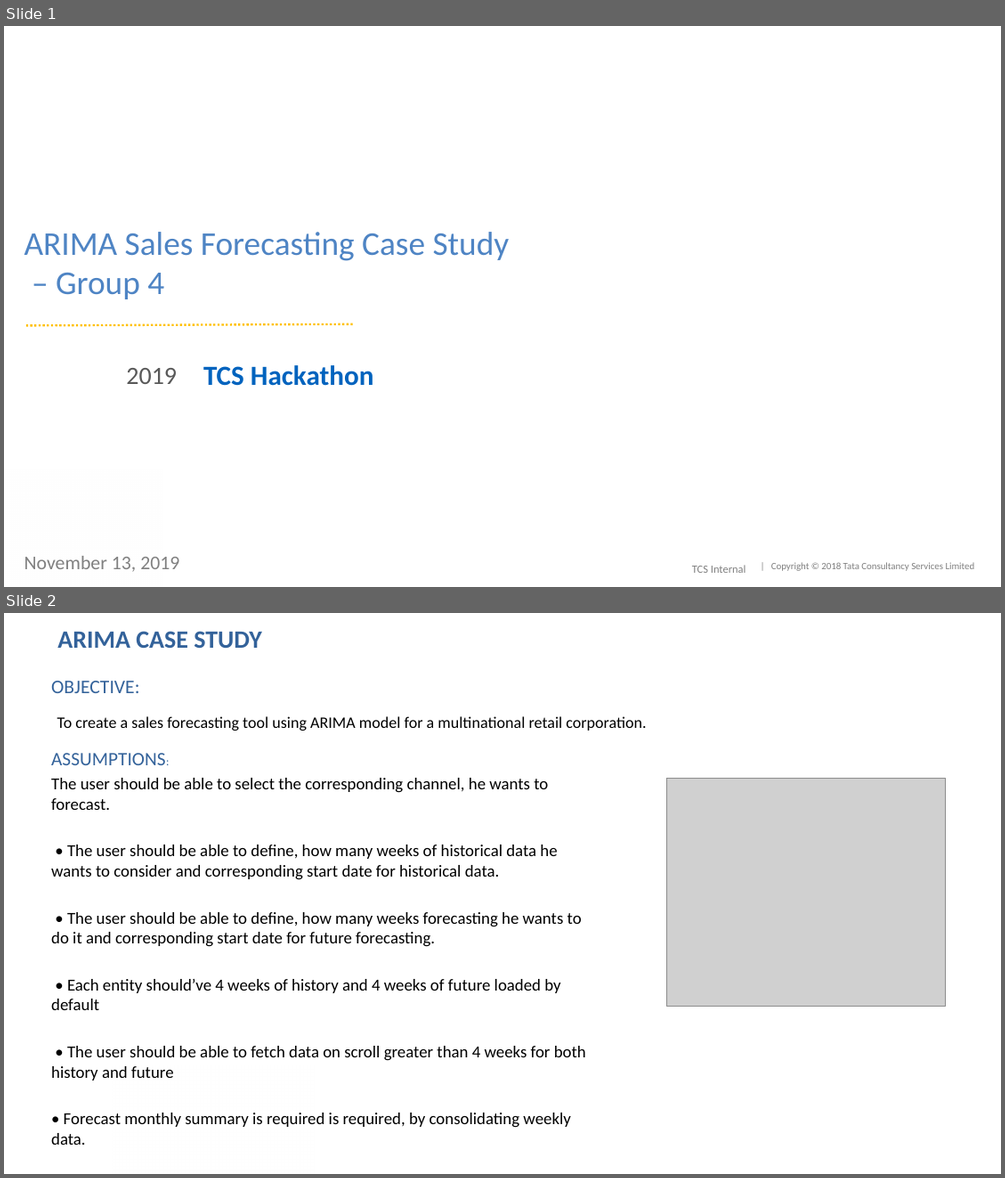
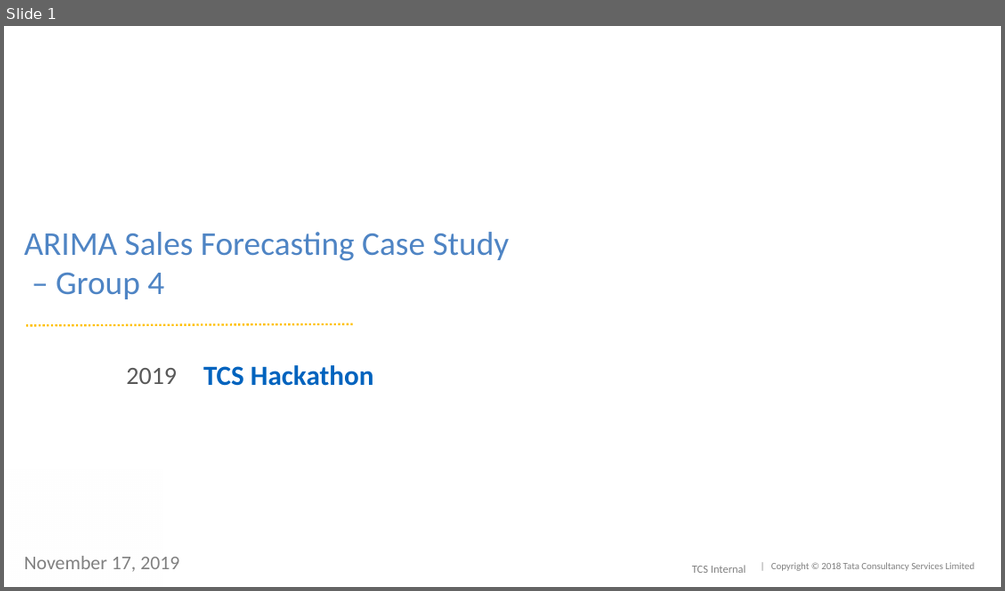
Before and after one commit to tousif-murshed/arima-orchestrator, a slide deck: Hackathon-Proposed Architecture.pptx. Shown one above the other, each under a label of ours: slides 1 and 2 before the commit, slide 1 after it. The pictures are 1005x1178 and 1005x591 pixels, drawn with LibreOffice and Linux fonts; fonts in the diff are those of the drawing; grey boxes stand for pictures; background and template pictures are left out. Boxes give left, top, right and bottom in pixels: in the first picture for what was removed or moved away, otherwise in the second. Text is boxed around its words. In the diff, an @@ line names an element or a change of style, - is before the commit and + after.

```diff
--- a/Hackathon-Proposed Architecture.pptx
+++ b/Hackathon-Proposed Architecture.pptx
@@ slide 2 removed at <box>4,613,1001,1174</box>, background #FFFFFF @@
@@ title removed at <box>57,631,261,648</box> @@
-ARIMA CASE STUDY
@@ text removed at <box>51,681,646,730</box> @@
-OBJECTIVE:
-To create a sales forecasting tool using ARIMA model for a multinational retail corporation.
@@ text removed at <box>51,753,586,1144</box> @@
-ASSUMPTIONS:
-The user should be able to select the corresponding channel, he wants to forecast.
-• The user should be able to define, how many weeks of historical data he wants to consider and corresponding start date for historical data.
-• The user should be able to define, how many weeks forecasting he wants to do it and corresponding start date for future forecasting.
-• Each entity should’ve 4 weeks of history and 4 weeks of future loaded by default
-• The user should be able to fetch data on scroll greater than 4 weeks for both history and future
-• Forecast monthly summary is required is required, by consolidating weekly data.
-• The attributes based on channel and product should be dynamically loaded from tables.
@@ picture removed at <box>667,779,945,1006</box> @@
@@ rectangle removed at <box>112,1065,314,1174</box> @@
@@ slide 1 changed as well @@
@@ text at <box>24,556,179,572</box>: text changed @@
-November 13, 2019
+November 17, 2019
```
Also in this commit, not shown: 3 other slides changed, 4 slides added, 1 other slide removed.
